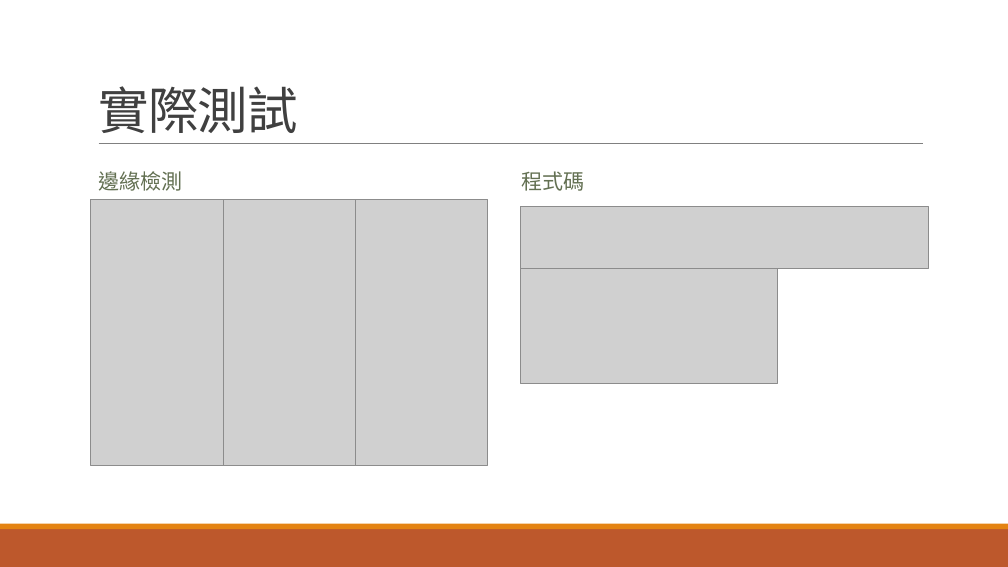
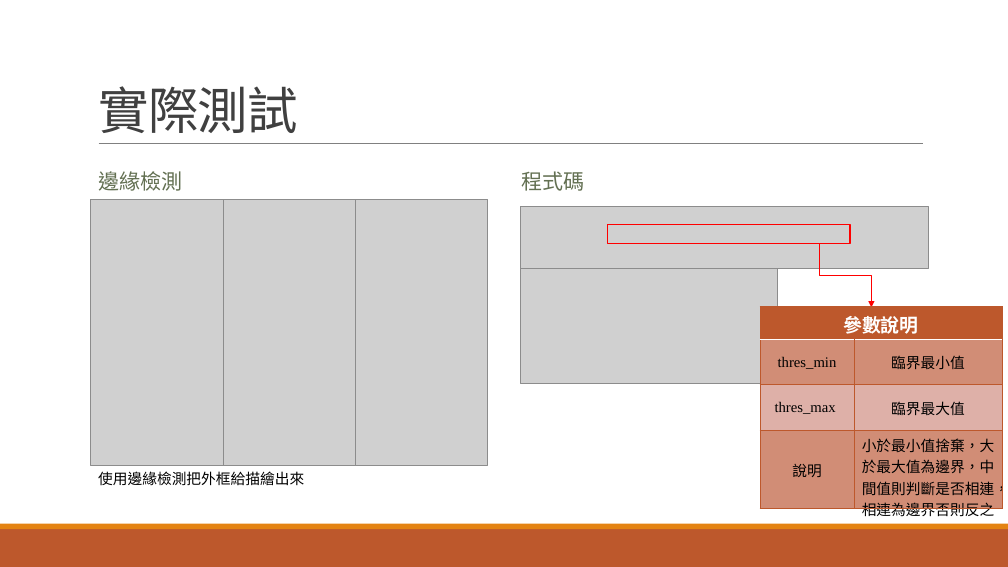
Before and after one commit to Sapphire0912/MyProgramming, a slide deck: slide 12 of Practice/圖片辨識/C108112102_何佳曄.pptx. Drawn at 1008x567 pixels with LibreOffice and Linux fonts; fonts in the diff are those of the drawing; grey boxes stand for pictures. Boxes give left, top, right and bottom in pixels: in the first picture for what was removed or moved away, otherwise in the second. Text is boxed around its words. In the diff, an @@ line names an element or a change of style, - is before the commit and + after.

```diff
--- a/Practice/圖片辨識/C108112102_何佳曄.pptx
+++ b/Practice/圖片辨識/C108112102_何佳曄.pptx
@@ rectangle added at (607,225,850,243), outline #FF0000 1.25 pt @@
@@ elbow arrow added from (820, 243) to (872, 308), #FF0000 1 pt @@
@@ table added at (760,307,1003,524), 4 rows, 2 columns @@
+參數說明 | 
+thres_min | 臨界最小值
+thres_max | 臨界最大值
+說明 | 小於最小值捨棄，大於最大值為邊界，中間值則判斷是否相連，相連為邊界否則反之
@@ text added at (98,471,304,485), 14 pt, text #000000 @@
+使用邊緣檢測把外框給描繪出來
```
Also in this commit, not shown: 8 other slides changed, 11 other files.
